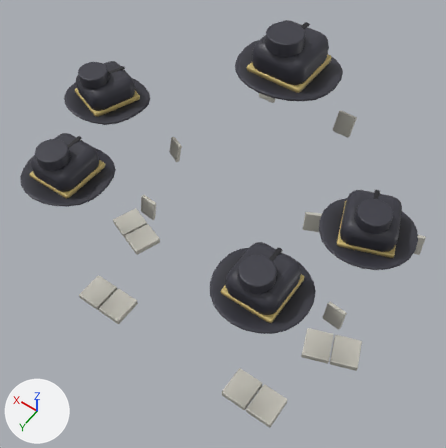
The glTF model art-src/blender/export/crew/velvet-mob-lod0.glb, before and after one commit.
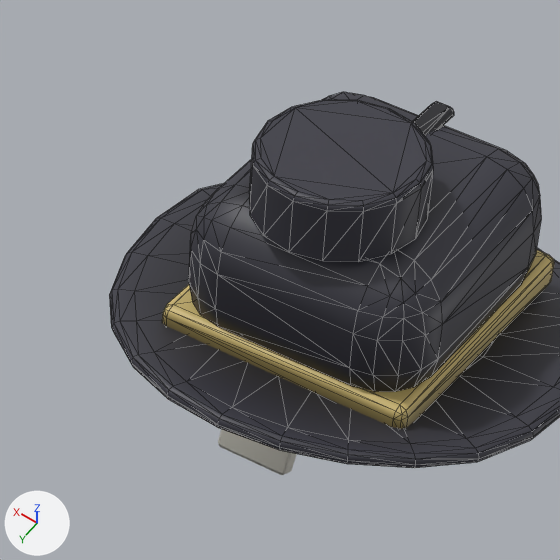
The first picture shows the older version from a camera (50 mm lens) standing at (-1.36, 2.66, 3.87) and looking at (-0.02, 0.78, 0.92). The close-ups show the older and then the newer version on the part from 47% to 75% of the width and 0% to 27% of the height of that picture. Only the edits that show in the close-ups are written down. The lights are fixed; the arrows at lower left show +X, +Y and +Z. The close-ups show mesh edges as thin lines. Where no turn or scale is listed for an object, it has been applied to the vertices. Vertices at exactly the same position are counted once.

The older version as bpy lines, for what is in view:
```python
me_cap_arm_l_trim = bpy.data.meshes.new('cap_arm_l_trim')
me_cap_arm_l_trim.from_pydata(...)  # 24 vertices, 44 faces; spans x -0.0596..0.0596, y -0.3154..-0.2366, z -0.1916..-0.0554
me_cap_arm_l_trim.materials.append(mat_defaultmaterial_005)
me_cap_hat = bpy.data.meshes.new('cap_hat')
me_cap_hat.from_pydata(...)  # 560 vertices, 1086 faces; spans x -0.304..0.304, y -0.304..0.329, z -0.159..0.181
me_cap_hat.materials.append(mat_defaultmaterial_007)
ob_cap_arm_l_trim = bpy.data.objects.new('cap_arm_l_trim', me_cap_arm_l_trim)
ob_cap_arm_l_trim.location = (0.286, 0.1, 1.276)
ob_cap_hat = bpy.data.objects.new('cap_hat', me_cap_hat)
ob_cap_hat.location = (0.0, 0.1, 1.742)
```
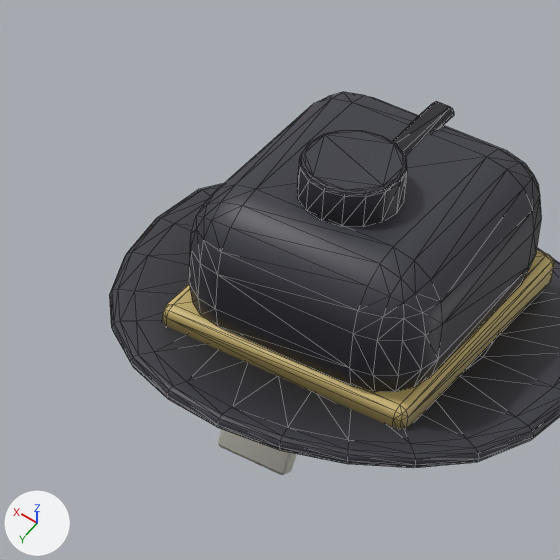
Location of each change, [x1, y1, x2, y2] in pixels of the close-ups (560 x 560 px; the box of a moved part takes in the faces that stretch with it):
part 1 of me_cap_hat, moved or reshaped: before [249, 100, 434, 262]; after [298, 130, 407, 225]

Edits to the bpy script that builds the scene:
```text
Change me_cap_hat:
    used by ob_cap_hat; location = (0.0, 0.1, 1.742)
    remove me_cap_hat.from_pydata(...)  # 560 vertices, 1086 faces; spans x -0.304..0.304, y -0.304..0.329, z -0.159..0.181
    add me_cap_hat.from_pydata(...)  # 560 vertices, 1086 faces; spans x -0.304..0.304, y -0.304..0.329, z -0.159..0.151
    me_cap_hat part 1: the loose piece of 64 vertices spanning x -0.105..0.105, y -0.017..0.192, z 0.104..0.181 is scaled about its middle by 0.6, then moved by (0.0, -0.027, -0.014)
```
